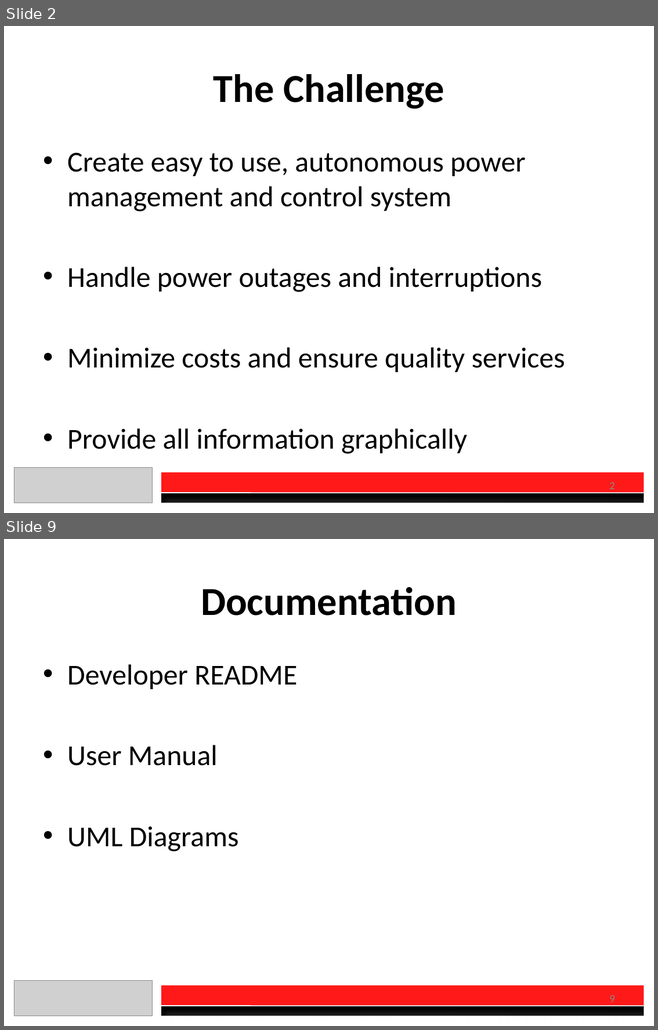
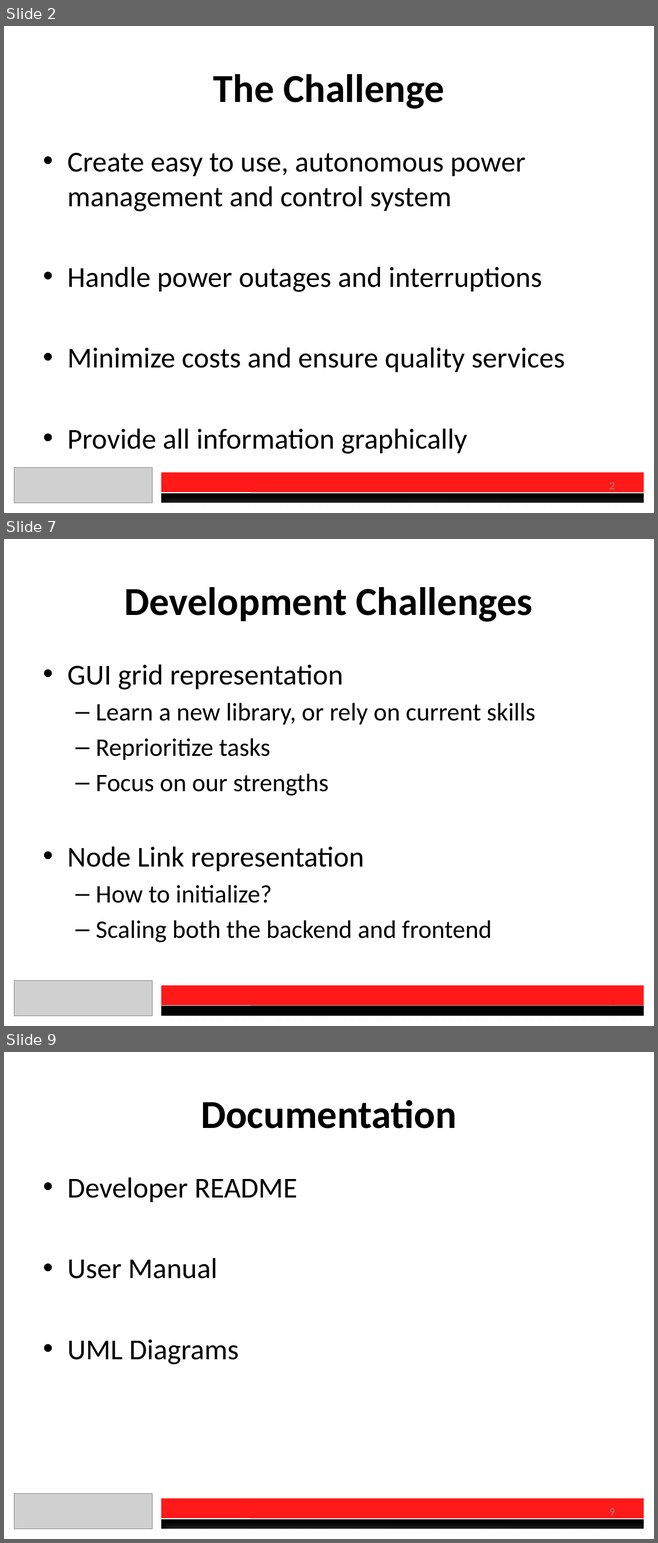
Before and after one commit to DanielSauve/OEC2017, a slide deck: Presentation.pptx. Shown one above the other, each under a label of ours: slides 2 and 9 before the commit, slides 2, 7 and 9 after it; the slides between them are not shown. The pictures are 658x1030 and 658x1543 pixels, drawn with LibreOffice and Linux fonts; fonts in the diff are those of the drawing; grey boxes stand for pictures. Boxes give left, top, right and bottom in pixels: in the first picture for what was removed or moved away, otherwise in the second. Text is boxed around its words. In the diff, an @@ line names an element or a change of style, - is before the commit and + after.

```diff
--- a/Presentation.pptx
+++ b/Presentation.pptx
@@ slide 7 added at bbox=[4, 539, 654, 1026], background #FFFFFF @@
@@ title added at bbox=[125, 587, 533, 622], 44 pt, text #000000, bold @@
+Development Challenges
@@ text added at bbox=[67, 664, 535, 943], 28 pt, text #000000 @@
+• GUI grid representation
+  – Learn a new library, or rely on current skills
+  – Reprioritize tasks
+  – Focus on our strengths
+• Node Link representation
+  – How to initialize?
+  – Scaling both the backend and frontend
@@ picture added at bbox=[14, 981, 152, 1016] @@
@@ rectangle added at bbox=[161, 986, 643, 1006], fill #FF0000 at 90% opacity @@
@@ line added from (161, 1006) to (643, 1006), #FFFFFF 1 pt @@
@@ rectangle added at bbox=[161, 1006, 643, 1016], fill #000000 @@
@@ page number added at bbox=[609, 1005, 614, 1011], 12 pt, text #8C8C8C @@
+7
```
Also in this commit, not shown: 4 slides changed, 2 other slides added, 3 slides removed, 1 other file.
